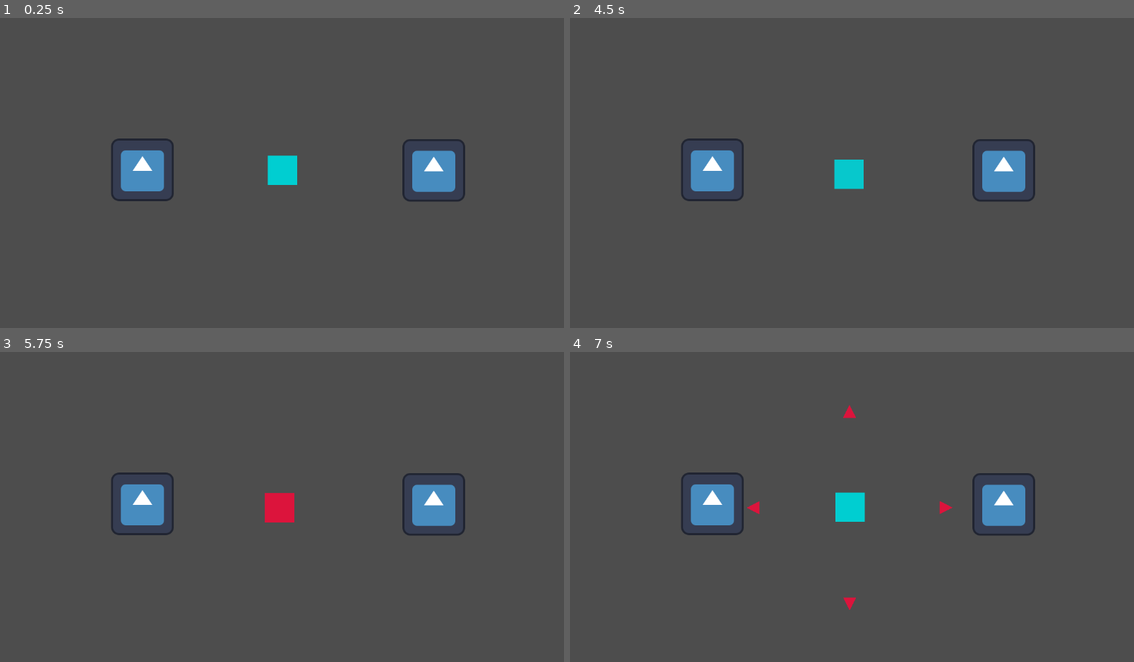
Above: before the commit, frames 1-4 (two rows, left to right).
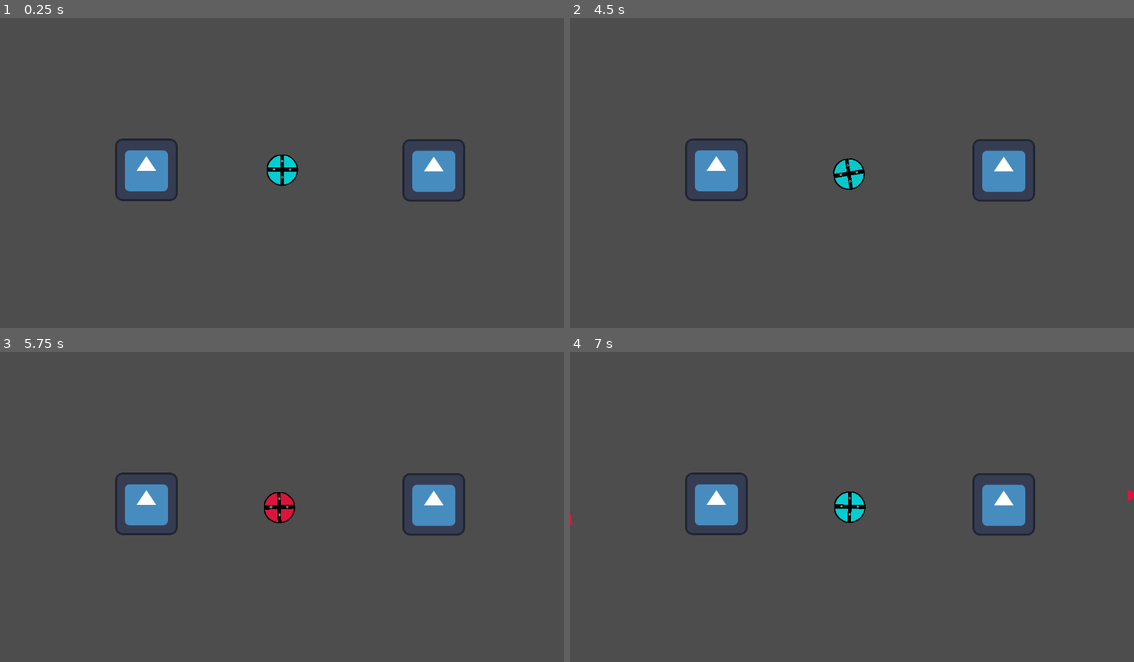
Above: after the commit, the same moments.

Repository: AkspertLemon/youAreAWeapon
Game: Godot game, scene res://Scenes/node_2d.tscn
The game is run twice, just before and just after one commit, with the same random seed, the same clock (stepped at 60 frames per second) and the same inputs. The engine's default icon, where the game draws it, is replaced by a stand-in: a white triangle on a blue panel in a dark square.
Inputs:
- Up to frame 1 (0.25 s): no input
- Up to frame 2 (4.5 s): tap Enter at 0.5, 2 s; tap E (rot_e, bound only after the commit) at 0.6, 1.55, 3.05 s; tap Q (rot_q, bound only after the commit) at 0.8, 1.35, 2.3, 3.8 s; tap Space at 1.25, 3.5 s; tap A (move_a) at 2.1 s; tap D (move_d) at 2.85 s; tap S (move_s) at 3.6 s; tap W (move_w) at 4.35 s
- Up to frame 3 (5.75 s): tap E (rot_e, bound only after the commit) at 4.55, 5.1 s; tap Q (rot_q, bound only after the commit) at 5.3 s
- Up to frame 4 (7 s): tap Enter at 5.75 s; tap Q (rot_q, bound only after the commit) at 5.85, 6.8 s; tap E (rot_e, bound only after the commit) at 6.05, 6.6 s

The runs differ from the first frame. In frame 1, 0.9% of the frame differs, in the area x 19-53%, y 38-60%; in frame 2, 0.9%; in frame 3, 0.8%; in frame 4, 1.1%, in the area x 0-100%, y 17-84%.

Commit message:
Finalizing Player
Added Sounds, player sprite complete, custom projectile numbers and rotation.
SFX also for players.

Diff:
--- a/Player/bomb_player.tscn
+++ b/Player/bomb_player.tscn
@@ -1,27 +1,43 @@
-[gd_scene load_steps=4 format=3 uid="uid://1045u2o5op2"]
+[gd_scene load_steps=7 format=3 uid="uid://1045u2o5op2"]
 
 [ext_resource type="Script" path="res://Scripts/bombPlayer.gd" id="1_4ce6x"]
+[ext_resource type="Texture2D" uid="uid://f6a0pq8mgmpf" path="res://Player/Bomb_Player.png" id="2_hrqqg"]
+[ext_resource type="AudioStream" uid="uid://c5kk1hq4gvsfy" path="res://Assets/Sounds/Clock_ticking.mp3" id="3_e4krs"]
+[ext_resource type="AudioStream" uid="uid://c00pfvhx71n13" path="res://Assets/Sounds/bombImpact.mp3" id="4_quxxm"]
 
-[sub_resource type="BoxMesh" id="BoxMesh_j1stm"]
+[sub_resource type="SphereMesh" id="SphereMesh_bl572"]
 
-[sub_resource type="RectangleShape2D" id="RectangleShape2D_deqb2"]
-size = Vector2(20.25, 20.125)
+[sub_resource type="CircleShape2D" id="CircleShape2D_wrhp8"]
+radius = 10.668
 
 [node name="BombPlayer" type="RigidBody2D"]
 script = ExtResource("1_4ce6x")
+projec_num = 4
 
 [node name="MeshInstance2D" type="MeshInstance2D" parent="."]
 modulate = Color(0, 0.807843, 0.819608, 1)
-scale = Vector2(60, 60)
-mesh = SubResource("BoxMesh_j1stm")
+position = Vector2(-9.53674e-07, -0.5)
+scale = Vector2(63.0968, 62.327)
+mesh = SubResource("SphereMesh_bl572")
+
+[node name="Sprite2D" type="Sprite2D" parent="."]
+texture_filter = 1
+scale = Vector2(0.5, 0.5)
+texture = ExtResource("2_hrqqg")
 
 [node name="CollisionShape2D" type="CollisionShape2D" parent="."]
 position = Vector2(0, -0.5)
 scale = Vector2(3, 3)
-shape = SubResource("RectangleShape2D_deqb2")
+shape = SubResource("CircleShape2D_wrhp8")
 
 [node name="Timer" type="Timer" parent="."]
-wait_time = 6.0
-autostart = true
+wait_time = 2.0
+one_shot = true
+
+[node name="Clock_ticker" type="AudioStreamPlayer" parent="."]
+stream = ExtResource("3_e4krs")
+
+[node name="Explode_snd" type="AudioStreamPlayer" parent="."]
+stream = ExtResource("4_quxxm")
 
 [connection signal="timeout" from="Timer" to="." method="explode_timeout"]
--- a/Scenes/node_2d.tscn
+++ b/Scenes/node_2d.tscn
@@ -14,18 +14,18 @@
 
 [node name="Camera2D" type="Camera2D" parent="."]
 
-[node name="StaticBody2D" type="StaticBody2D" parent="."]
+[node name="WorldBoundaries" type="StaticBody2D" parent="."]
 position = Vector2(0, 325)
 
-[node name="CollisionShape2D" type="CollisionShape2D" parent="StaticBody2D"]
+[node name="CollisionShape2D" type="CollisionShape2D" parent="WorldBoundaries"]
 shape = SubResource("WorldBoundaryShape2D_4pgs6")
 
-[node name="CollisionShape2D2" type="CollisionShape2D" parent="StaticBody2D"]
+[node name="CollisionShape2D2" type="CollisionShape2D" parent="WorldBoundaries"]
 position = Vector2(-577, -325)
 rotation = 1.57079
 shape = SubResource("WorldBoundaryShape2D_4pgs6")
 
-[node name="CollisionShape2D3" type="CollisionShape2D" parent="StaticBody2D"]
+[node name="CollisionShape2D3" type="CollisionShape2D" parent="WorldBoundaries"]
 position = Vector2(0, -648)
 rotation = 3.14159
 shape = SubResource("WorldBoundaryShape2D_4pgs6")
@@ -36,22 +36,22 @@
 [node name="BombTimer" type="Timer" parent="."]
 wait_time = 4.0
 
-[node name="StaticBody2D2" type="StaticBody2D" parent="."]
-position = Vector2(-285, 0)
+[node name="Godot1" type="StaticBody2D" parent="."]
+position = Vector2(-277, 0)
 
-[node name="Sprite2D" type="Sprite2D" parent="StaticBody2D2"]
+[node name="Sprite2D" type="Sprite2D" parent="Godot1"]
 texture = ExtResource("3_j8mmp")
 
-[node name="CollisionShape2D" type="CollisionShape2D" parent="StaticBody2D2"]
+[node name="CollisionShape2D" type="CollisionShape2D" parent="Godot1"]
 shape = SubResource("CircleShape2D_f85v8")
 
-[node name="StaticBody2D3" type="StaticBody2D" parent="."]
+[node name="Godot2" type="StaticBody2D" parent="."]
 position = Vector2(310, 1)
 
-[node name="Sprite2D" type="Sprite2D" parent="StaticBody2D3"]
+[node name="Sprite2D" type="Sprite2D" parent="Godot2"]
 texture = ExtResource("3_j8mmp")
 
-[node name="CollisionShape2D" type="CollisionShape2D" parent="StaticBody2D3"]
+[node name="CollisionShape2D" type="CollisionShape2D" parent="Godot2"]
 shape = SubResource("CircleShape2D_f85v8")
 
 [connection signal="timeout" from="BombTimer" to="BombPlayer" method="_on_bomb_timer_timeout"]
--- a/Scenes/tri_projectile.tscn
+++ b/Scenes/tri_projectile.tscn
@@ -4,7 +4,7 @@
 [ext_resource type="Script" path="res://Scripts/tri_projectile.gd" id="2_ytb40"]
 
 [node name="tri_projectile" type="CharacterBody2D"]
-scale = Vector2(0.2, 0.2)
+scale = Vector2(0.18, 0.18)
 script = ExtResource("2_ytb40")
 
 [node name="Sprite2D" type="Sprite2D" parent="."]
--- a/Scripts/bombPlayer.gd
+++ b/Scripts/bombPlayer.gd
@@ -14,23 +14,33 @@
 # Called every frame. 'delta' is the elapsed time since the previous frame.
 func _process(delta: float) -> void:
 	var input = Vector2.ZERO
+	var spin = 0
 	input.x = Input.get_axis("move_a","move_d")
 	input.y = Input.get_axis("move_w",'move_s')
+	spin = Input.get_axis("rot_q","rot_e")
 	apply_central_force(input*delta*10000)
+	apply_torque(spin*2000)
+	if  not $Clock_ticker.playing && not $Explode_snd.playing:$Clock_ticker.play(0)
 
 
 func _on_bomb_timer_timeout() -> void:
 	var tween := create_tween().bind_node(self).set_trans(Tween.TRANS_QUART).set_parallel(false)
 	tween.tween_property($MeshInstance2D, "modulate", Color.CRIMSON, 2)
 	tween.tween_property($MeshInstance2D, "modulate", Color.DARK_TURQUOISE, 0)
+	$Timer.start()
 
 
+@export var projec_num = 100
 func explode() -> void:
-	for n in range(4):
+	$Clock_ticker.stop()
+	$Explode_snd.play(0)
+	var rot_offset = 2*PI/projec_num
+	for n in range(projec_num):
 		var instance = projectile.instantiate()
-		instance.dir = rotation+(PI*(n-1)*0.5)
+		instance.dir = rotation+((n-1)*rot_offset)
 		instance.spawnPos = global_position
-		instance.spawnRot = rotation+(PI*(n-1)*0.5)
+		instance.spawnRot = rotation+((n-1)*rot_offset)
+		instance.zdex = z_index-1
 		main.add_child.call_deferred(instance)
 
 
--- a/Scripts/tri_projectile.gd
+++ b/Scripts/tri_projectile.gd
@@ -1,10 +1,11 @@
 extends CharacterBody2D
-var SPEED = 200
+var SPEED = 600
 var dir:float
 var spawnPos:Vector2
 var spawnRot:float
-
+var zdex:int
 func _ready() -> void:
+	z_index=zdex
 	global_position=spawnPos
 	global_rotation=spawnRot
 	#$Sprite2D.rotation=spawnRot
--- a/project.godot
+++ b/project.godot
@@ -37,6 +37,16 @@
 "events": [Object(InputEventKey,"resource_local_to_scene":false,"resource_name":"","device":-1,"window_id":0,"alt_press …(192 unchanged characters)…
 ]
 }
+rot_e={
+"deadzone": 0.5,
+"events": [Object(InputEventKey,"resource_local_to_scene":false,"resource_name":"","device":-1,"window_id":0,"alt_pressed":false,"shift_pressed":false,"ctrl_pressed":false,"meta_pressed":false,"pressed":false,"keycode":0,"physical_keycode":69,"key_label":0,"unicode":101,"location":0,"echo":false,"script":null)
+]
+}
+rot_q={
+"deadzone": 0.5,
+"events": [Object(InputEventKey,"resource_local_to_scene":false,"resource_name":"","device":-1,"window_id":0,"alt_pressed":false,"shift_pressed":false,"ctrl_pressed":false,"meta_pressed":false,"pressed":false,"keycode":0,"physical_keycode":81,"key_label":0,"unicode":113,"location":0,"echo":false,"script":null)
+]
+}
 
 [physics]
 
Binary file added: Assets/Fama_Drawing.bmp
Not shown, added: Assets/Fama_Drawing.bmp.import
Binary file added: Assets/SadFace.png
Not shown, added: Assets/SadFace.png.import
Not shown, added: Assets/Sounds/Clock_ticking.mp3.import
Not shown, added: Assets/Sounds/bombImpact.mp3.import
Binary file added: Player/Bomb_Player.png
Not shown, added: Player/Bomb_Player.png.import
Not shown, added: Assets/Sounds/Clock_ticking.mp3
Not shown, added: Assets/Sounds/bombImpact.mp3
